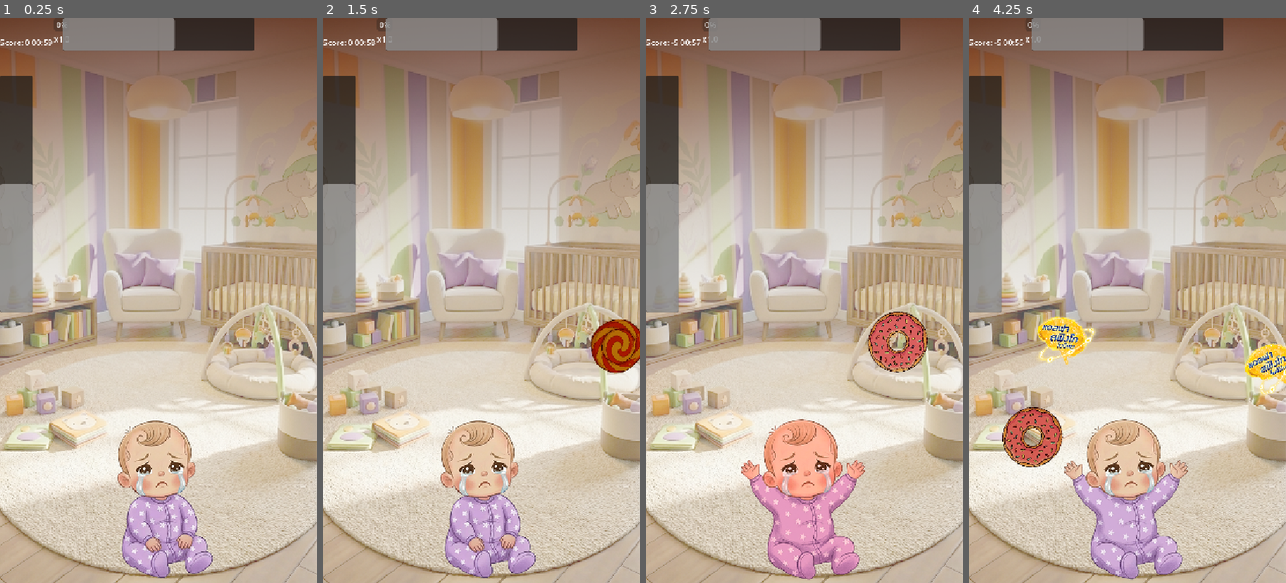
Above: before the commit, frames 1-4 (left to right).
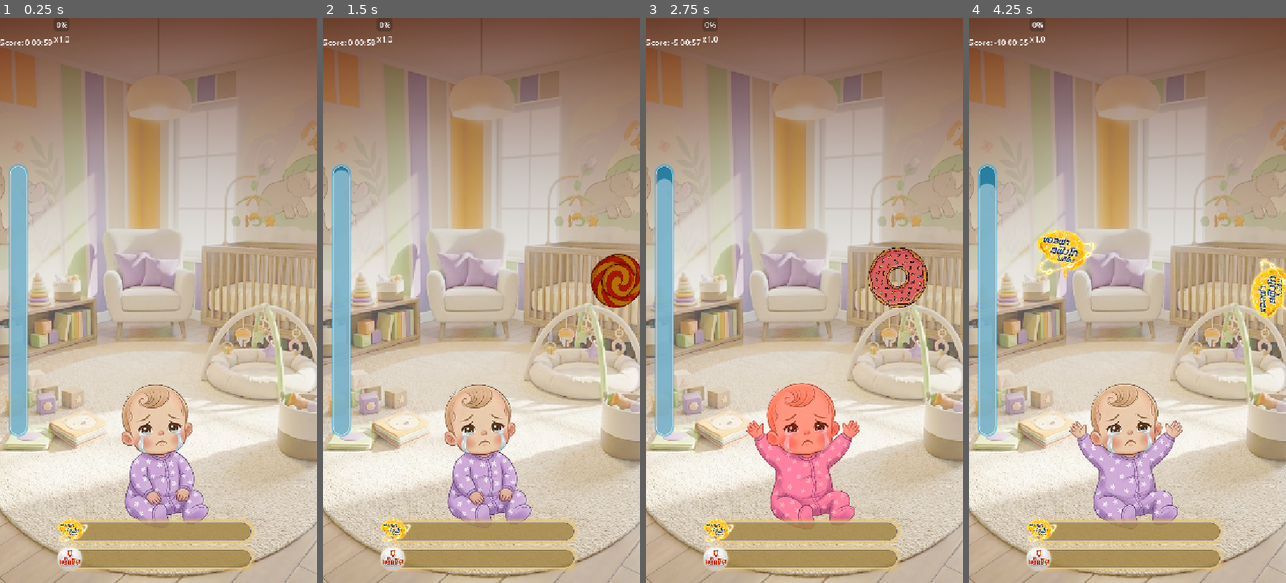
Above: after the commit, the same moments.

Repository: 6099sin/pro-c
Game: Godot game, scene res://scenes/core/Main.tscn
Two runs of this game, one before a commit and one after it. Both use one fixed random seed, a clock stepped at 60 frames per second and the inputs below.
Inputs (mouse positions are in pixels of both pictures, inside the frame that each line leads up to):
- Up to frame 1 (0.25 s): no input
- Up to frame 2 (1.5 s): tap Enter at 0.5 s; move the mouse to (551, 272) at 0.52 s; click (551, 272) at 0.67 s; drag from (639, 396) to (481, 498) at 1.27 s
- Up to frame 3 (2.75 s): move the mouse to (836, 176) at 2.02 s; click (836, 176) at 2.17 s
- Up to frame 4 (4.25 s): drag from (1219, 340) to (1032, 215) at 2.77 s; move the mouse to (1222, 385) at 3.52 s; click (1222, 385) at 3.67 s

The runs differ from the first frame. In frame 1, 19% of the frame differs, in the area x 0-81%, y 0-100%; in frame 2, 21%; in frame 3, 24%; in frame 4, 25%, in the area x 0-100%, y 0-100%.

Commit message:
barUI timer and score

Diff:
--- a/scenes/core/Main.tscn
+++ b/scenes/core/Main.tscn
@@ -30,10 +30,12 @@
 anchor_mode = 0
 
 [node name="Basket" parent="Camera2D" instance=ExtResource("1_fun78")]
-position = Vector2(158, 975.00006)
-scale = Vector2(13.14, 13.14)
+position = Vector2(144, 888)
+scale = Vector2(12, 12)
 
 [node name="Spawner" parent="." instance=ExtResource("2_5pwbx")]
 fruit_ratio = 0.346
+spawn_y_min_ratio = 0.4
+spawn_y_max_ratio = 0.75
 
 [node name="HUD" parent="." instance=ExtResource("3_kitw3")]
--- a/scenes/ui/HUD.tscn
+++ b/scenes/ui/HUD.tscn
@@ -1,6 +1,124 @@
-[gd_scene load_steps=2 format=3 uid="uid://hudscene"]
+[gd_scene load_steps=13 format=3 uid="uid://hudscene"]
 
 [ext_resource type="Script" uid="uid://cpgkposixu2d6" path="res://scripts/ui/HUD.gd" id="1_hud"]
+[ext_resource type="Texture2D" uid="uid://dbgi1yh3bas4b" path="res://assets/UI/Item/Alpha.png" id="2_6ll6g"]
+[ext_resource type="StyleBox" uid="uid://b4ll0t0y4e38t" path="res://scenes/ui/HUD_FillBar.tres" id="3_4ed8p"]
+[ext_resource type="Texture2D" uid="uid://bp41wh7ort5ab" path="res://assets/UI/Item/Beta.png" id="3_ig75s"]
+
+[sub_resource type="StyleBoxFlat" id="StyleBoxFlat_6ll6g"]
+content_margin_left = 0.0
+content_margin_top = 0.0
+content_margin_right = 0.0
+content_margin_bottom = 0.0
+bg_color = Color(0.101960786, 0.101960786, 0.101960786, 0)
+border_color = Color(0.8, 0.8, 0.8, 0)
+corner_radius_top_left = 3
+corner_radius_top_right = 3
+corner_radius_bottom_right = 3
+corner_radius_bottom_left = 3
+corner_detail = 5
+
+[sub_resource type="StyleBoxFlat" id="StyleBoxFlat_4ed8p"]
+content_margin_left = 2.0
+content_margin_top = 2.0
+content_margin_right = 2.0
+content_margin_bottom = 2.0
+bg_color = Color(0.1, 0.1, 0.1, 0.3)
+border_width_left = 2
+border_width_top = 2
+border_width_right = 2
+border_width_bottom = 2
+corner_radius_top_left = 30
+corner_radius_top_right = 30
+corner_radius_bottom_right = 30
+corner_radius_bottom_left = 30
+corner_detail = 6
+shadow_color = Color(0.9411765, 0.7607843, 0.36078432, 0.75686276)
+shadow_size = 8
+
+[sub_resource type="StyleBoxFlat" id="StyleBoxFlat_rnyu1"]
+content_margin_left = 2.0
+content_margin_top = 2.0
+content_margin_right = 2.0
+content_margin_bottom = 2.0
+bg_color = Color(1, 1, 1, 0.4)
+corner_radius_top_left = 30
+corner_radius_top_right = 30
+corner_radius_bottom_right = 30
+corner_radius_bottom_left = 30
+corner_detail = 6
+
+[sub_resource type="StyleBoxFlat" id="StyleBoxFlat_ig75s"]
+content_margin_left = 0.0
+content_margin_top = 0.0
+content_margin_right = 0.0
+content_margin_bottom = 0.0
+bg_color = Color(0.101960786, 0.101960786, 0.101960786, 0)
+corner_radius_top_left = 3
+corner_radius_top_right = 3
+corner_radius_bottom_right = 3
+corner_radius_bottom_left = 3
+corner_detail = 5
+
+[sub_resource type="StyleBoxFlat" id="StyleBoxFlat_jlufg"]
+content_margin_left = 2.0
+content_margin_top = 2.0
+content_margin_right = 2.0
+content_margin_bottom = 2.0
+bg_color = Color(0.1, 0.1, 0.1, 0.3)
+border_width_left = 2
+border_width_top = 2
+border_width_right = 2
+border_width_bottom = 2
+corner_radius_top_left = 30
+corner_radius_top_right = 30
+corner_radius_bottom_right = 30
+corner_radius_bottom_left = 30
+corner_detail = 6
+shadow_color = Color(0.9411765, 0.7607843, 0.36078432, 0.75686276)
+shadow_size = 8
+
+[sub_resource type="StyleBoxFlat" id="StyleBoxFlat_p4k5r"]
+content_margin_left = 0.0
+content_margin_top = 0.0
+content_margin_right = 0.0
+content_margin_bottom = 0.0
+bg_color = Color(0.101960786, 0.101960786, 0.101960786, 0)
+corner_radius_top_left = 3
+corner_radius_top_right = 3
+corner_radius_bottom_right = 3
+corner_radius_bottom_left = 3
+corner_detail = 5
+
+[sub_resource type="StyleBoxFlat" id="StyleBoxFlat_jvmx1"]
+content_margin_left = 2.0
+content_margin_top = 2.0
+content_margin_right = 2.0
+content_margin_bottom = 2.0
+bg_color = Color(0.1, 0.1, 0.1, 0.3)
+border_width_left = 2
+border_width_top = 2
+border_width_right = 2
+border_width_bottom = 2
+corner_radius_top_left = 30
+corner_radius_top_right = 30
+corner_radius_bottom_right = 30
+corner_radius_bottom_left = 30
+corner_detail = 6
+shadow_color = Color(4.042983e-06, 0.6645114, 0.93815446, 0.75686276)
+shadow_size = 4
+
+[sub_resource type="StyleBoxFlat" id="StyleBoxFlat_euikm"]
+content_margin_left = 2.0
+content_margin_top = 2.0
+content_margin_right = 2.0
+content_margin_bottom = 2.0
+bg_color = Color(1, 1, 1, 0.4)
+corner_radius_top_left = 30
+corner_radius_top_right = 30
+corner_radius_bottom_right = 30
+corner_radius_bottom_left = 30
+corner_detail = 6
 
 [node name="HUD" type="Control"]
 layout_mode = 3
@@ -36,36 +154,113 @@
 [node name="ComboMultiplierLabel" type="Label" parent="TopBar/ComboContainer"]
 layout_mode = 2
 
-[node name="PanelContainer2" type="PanelContainer" parent="."]
+[node name="MarginContainer" type="MarginContainer" parent="."]
 layout_mode = 1
-anchors_preset = 5
+anchors_preset = 7
 anchor_left = 0.5
+anchor_top = 1.0
 anchor_right = 0.5
-offset_left = -196.0
-offset_right = 196.0
-offset_bottom = 67.0
+anchor_bottom = 1.0
+offset_left = -191.0
+offset_top = -108.0
+offset_right = 191.0
 grow_horizontal = 2
-
-[node name="ProgressBar" type="ProgressBar" parent="PanelContainer2"]
-layout_mode = 2
-size_flags_vertical = 1
+grow_vertical = 0
+theme_override_constants/margin_bottom = 20
+
+[node name="VBoxContainer" type="VBoxContainer" parent="MarginContainer"]
+layout_mode = 2
+theme_override_constants/separation = -10
+
+[node name="PanelContainer3" type="PanelContainer" parent="MarginContainer/VBoxContainer"]
+custom_minimum_size = Vector2(0, 40)
+layout_mode = 2
+size_flags_horizontal = 3
+size_flags_vertical = 6
+theme_override_styles/panel = SubResource("StyleBoxFlat_6ll6g")
+
+[node name="ProgressBar" type="ProgressBar" parent="MarginContainer/VBoxContainer/PanelContainer3"]
+custom_minimum_size = Vector2(0, 40)
+layout_mode = 2
+size_flags_vertical = 4
+theme_override_styles/background = SubResource("StyleBoxFlat_4ed8p")
+theme_override_styles/fill = SubResource("StyleBoxFlat_rnyu1")
+max_value = 500.0
 step = 1.0
 value = 58.0
 show_percentage = false
 
-[node name="PanelContainer3" type="PanelContainer" parent="."]
+[node name="MarginContainer" type="MarginContainer" parent="MarginContainer/VBoxContainer/PanelContainer3"]
+custom_minimum_size = Vector2(1.69, 1.885)
+layout_mode = 2
+size_flags_horizontal = 0
+theme_override_constants/margin_left = -20
+
+[node name="TextureRect" type="TextureRect" parent="MarginContainer/VBoxContainer/PanelContainer3/MarginContainer"]
+custom_minimum_size = Vector2(70, 70)
+layout_mode = 2
+texture = ExtResource("2_6ll6g")
+expand_mode = 1
+stretch_mode = 4
+
+[node name="PanelContainer2" type="PanelContainer" parent="MarginContainer/VBoxContainer"]
+custom_minimum_size = Vector2(0, 40)
+layout_mode = 2
+size_flags_horizontal = 3
+size_flags_vertical = 6
+theme_override_styles/panel = SubResource("StyleBoxFlat_ig75s")
+
+[node name="ProgressBar" type="ProgressBar" parent="MarginContainer/VBoxContainer/PanelContainer2"]
+custom_minimum_size = Vector2(0, 40)
+layout_mode = 2
+size_flags_vertical = 4
+theme_override_styles/background = SubResource("StyleBoxFlat_jlufg")
+theme_override_styles/fill = ExtResource("3_4ed8p")
+max_value = 500.0
+step = 1.0
+value = 80.0
+show_percentage = false
+
+[node name="MarginContainer" type="MarginContainer" parent="MarginContainer/VBoxContainer/PanelContainer2"]
+layout_mode = 2
+size_flags_horizontal = 0
+theme_override_constants/margin_left = -20
+
+[node name="TextureRect" type="TextureRect" parent="MarginContainer/VBoxContainer/PanelContainer2/MarginContainer"]
+custom_minimum_size = Vector2(60, 60)
+layout_mode = 2
+texture = ExtResource("3_ig75s")
+expand_mode = 1
+stretch_mode = 4
+
+[node name="MarginContainer2" type="MarginContainer" parent="."]
 layout_mode = 1
-anchors_preset = 9
-anchor_bottom = 1.0
-offset_top = 118.0
-offset_right = 67.0
-offset_bottom = -552.0
+anchors_preset = 4
+anchor_top = 0.5
+anchor_bottom = 0.5
+offset_top = -275.0
+offset_right = 40.0
+offset_bottom = 275.0
 grow_vertical = 2
-
-[node name="ProgressBar" type="ProgressBar" parent="PanelContainer3"]
+theme_override_constants/margin_left = 20
+
+[node name="HBoxContainer" type="HBoxContainer" parent="MarginContainer2"]
+layout_mode = 2
+
+[node name="PanelContainer3" type="PanelContainer" parent="MarginContainer2/HBoxContainer"]
+custom_minimum_size = Vector2(25, 0)
+layout_mode = 2
+size_flags_horizontal = 3
+theme_override_styles/panel = SubResource("StyleBoxFlat_p4k5r")
+
+[node name="ProgressBar" type="ProgressBar" parent="MarginContainer2/HBoxContainer/PanelContainer3"]
+custom_minimum_size = Vector2(35, 0)
 layout_mode = 2
 size_flags_vertical = 1
+theme_override_styles/background = SubResource("StyleBoxFlat_jvmx1")
+theme_override_styles/fill = SubResource("StyleBoxFlat_euikm")
+max_value = 60.0
 step = 1.0
-value = 54.0
+value = 60.0
 fill_mode = 3
 show_percentage = false
--- /dev/null
+++ b/scenes/ui/HUD_FillBar.tres
@@ -0,0 +1,13 @@
+[gd_resource type="StyleBoxFlat" format=3 uid="uid://b4ll0t0y4e38t"]
+
+[resource]
+content_margin_left = 2.0
+content_margin_top = 2.0
+content_margin_right = 2.0
+content_margin_bottom = 2.0
+bg_color = Color(1, 1, 1, 0.4)
+corner_radius_top_left = 30
+corner_radius_top_right = 30
+corner_radius_bottom_right = 30
+corner_radius_bottom_left = 30
+corner_detail = 6
--- a/scripts/ui/HUD.gd
+++ b/scripts/ui/HUD.gd
@@ -5,6 +5,11 @@
 @onready var combo_bar = $TopBar/ComboContainer/ComboBar
 @onready var combo_label = $TopBar/ComboContainer/ComboMultiplierLabel
 @onready var game_over_panel = $TopBar/GradeLabel
+@onready var progressAlpha_bar: ProgressBar = $MarginContainer/VBoxContainer/PanelContainer3/ProgressBar
+@onready var progressBeta_bar: ProgressBar = $MarginContainer/VBoxContainer/PanelContainer2/ProgressBar
+var HUD_FILL_BAR = preload("uid://b4ll0t0y4e38t")
+
+
 
 func _ready():
 	SignalBus.score_updated.connect(update_score_ui)
@@ -17,7 +22,8 @@
 
 func update_score_ui(new_score: int):
 	score_label.text = "Score: %d" % new_score
-
+	progressAlpha_bar.value = new_score
+	progressBeta_bar.value = new_score
 	# Juice: Scale punch
 	if is_inside_tree():
 		var tween = create_tween()
@@ -26,14 +32,31 @@
 
 func update_timer_ui(time_left: float):
 	timer_label.text = Utils.format_time(time_left)
+	$MarginContainer2/HBoxContainer/PanelContainer3/ProgressBar.value = time_left
 	if time_left < 10:
+		$MarginContainer2/HBoxContainer/PanelContainer3/ProgressBar.scale = Vector2(1.2,1)
+		var tween = create_tween()
+		tween.tween_property($MarginContainer2/HBoxContainer/PanelContainer3/ProgressBar, "scale", Vector2.ONE, 0.2).set_trans(Tween.TRANS_BOUNCE)
+		var stylebox = HUD_FILL_BAR.duplicate()
+		stylebox.bg_color= Color(1, 0, 0, 0.4)
+		if stylebox is StyleBoxFlat:
+			$MarginContainer2/HBoxContainer/PanelContainer3/ProgressBar.add_theme_stylebox_override("fill", stylebox)
+			var get_UI_StyleBox = $MarginContainer2/HBoxContainer/PanelContainer3/ProgressBar.get_theme_stylebox("fill").duplicate()
+			# 2. Create the Tween
+			var tween2 = create_tween()
+			# 3. Target the 'stylebox' reference directly to animate its 'bg_color'
+			var target_color = Color(0.969, 0.247, 0.432, 1.0)
+			tween2.tween_property(get_UI_StyleBox, "bg_color", target_color, 0.5).set_trans(Tween.TRANS_SINE)
+
 		timer_label.modulate = Color(1, 0, 0)
 	else:
+
 		timer_label.modulate = Color(1, 1, 1)
 
 func update_game_over_ui(final_score: int, grade: String):
 	game_over_panel.text = "Grade: %s" % grade
 	game_over_panel.visible = true
+
 func _process(_delta):
 	# Update combo UI continuously if needed or via signal
 	if GameManager.is_game_active:
